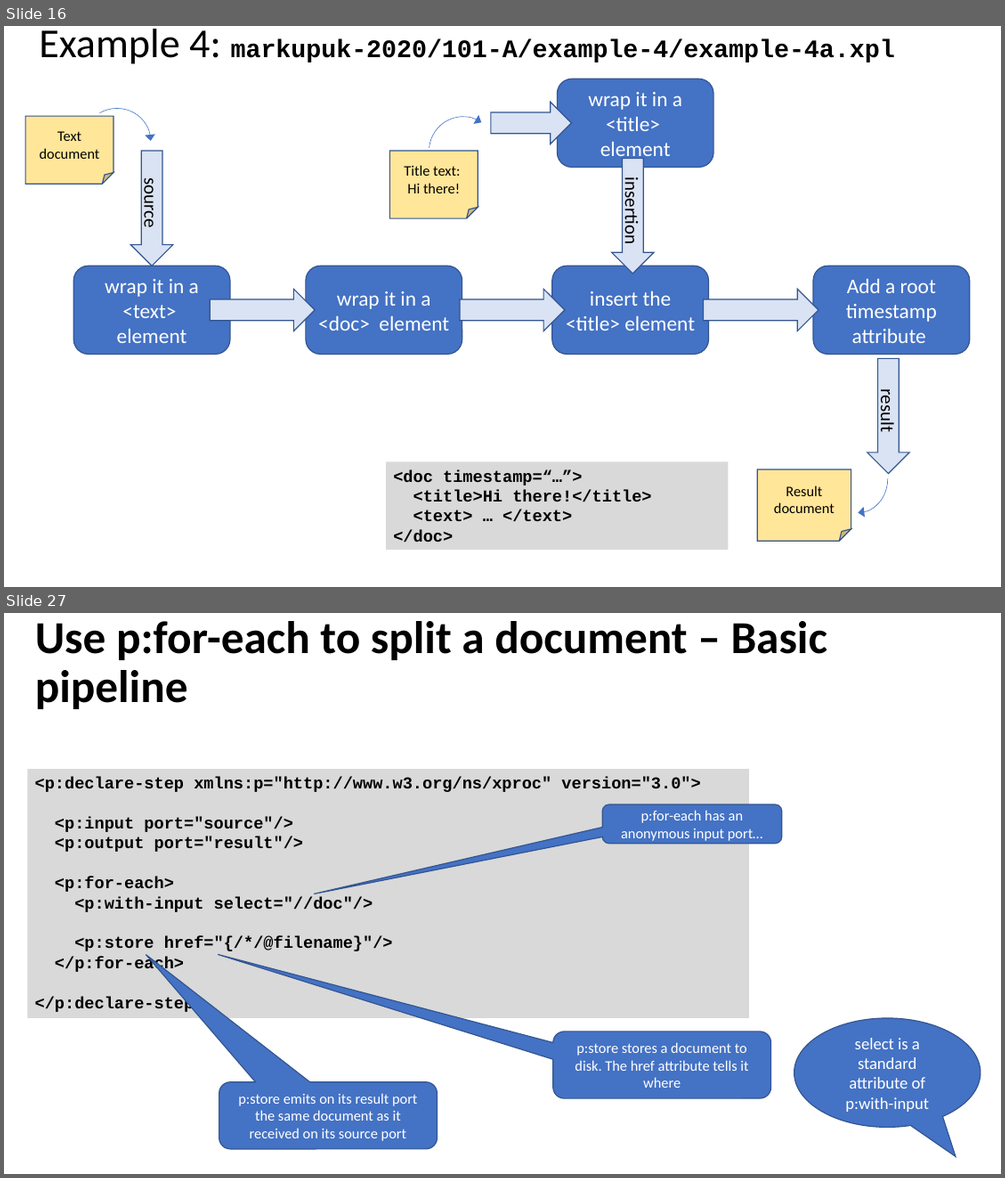
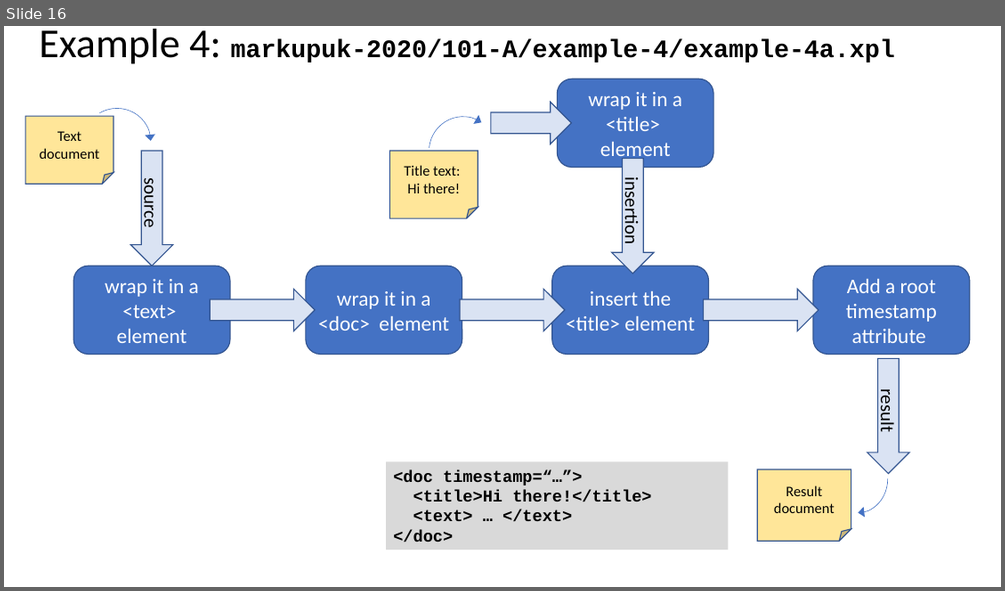
Before and after one commit to xatapult/markupuk-2020, a slide deck: 101-A/presentation/markupuk-2020-101-A.pptx. Shown one above the other, each under a label of ours: slides 16 and 27 before the commit, slide 16 after it; the slides between them are not shown. The pictures are 1005x1178 and 1005x591 pixels, drawn with LibreOffice and Linux fonts; fonts in the diff are those of the drawing; background and template pictures are left out. Boxes give left, top, right and bottom in pixels: in the first picture for what was removed or moved away, otherwise in the second. Text is boxed around its words. In the diff, an @@ line names an element or a change of style, - is before the commit and + after.

```diff
--- a/101-A/presentation/markupuk-2020-101-A.pptx
+++ b/101-A/presentation/markupuk-2020-101-A.pptx
@@ slide 27 removed at box(4, 613, 1001, 1174), background #FFFFFF @@
@@ title removed at box(35, 621, 828, 709) @@
-Use p:for-each to split a document – Basic pipeline
@@ rectangle removed at box(27, 769, 749, 1018) @@
-<p:declare-step xmlns:p="http://www.w3.org/ns/xproc" version="3.0">
-<p:input port="source"/>
-<p:output port="result"/>
-<p:for-each>
-<p:with-input select="//doc"/>
-<p:store href="{/*/@filename}"/>
-</p:for-each>
-</p:declare-step>
@@ rounded speech box removed at box(602, 804, 782, 844) @@
-p:for-each has an anonymous input port…
@@ rounded speech box removed at box(553, 1031, 771, 1098) @@
-p:store stores a document to disk. The href attribute tells it where
@@ speech bubble removed at box(794, 1018, 980, 1127) @@
-select is a standard attribute of p:with-input
@@ rounded speech box removed at box(219, 1082, 437, 1149) @@
-p:store emits on its result port the same document as it received on its source port
```
Also in this commit, not shown: 2 slides changed, 1 slide added, 15 other slides removed, 3 other files.
